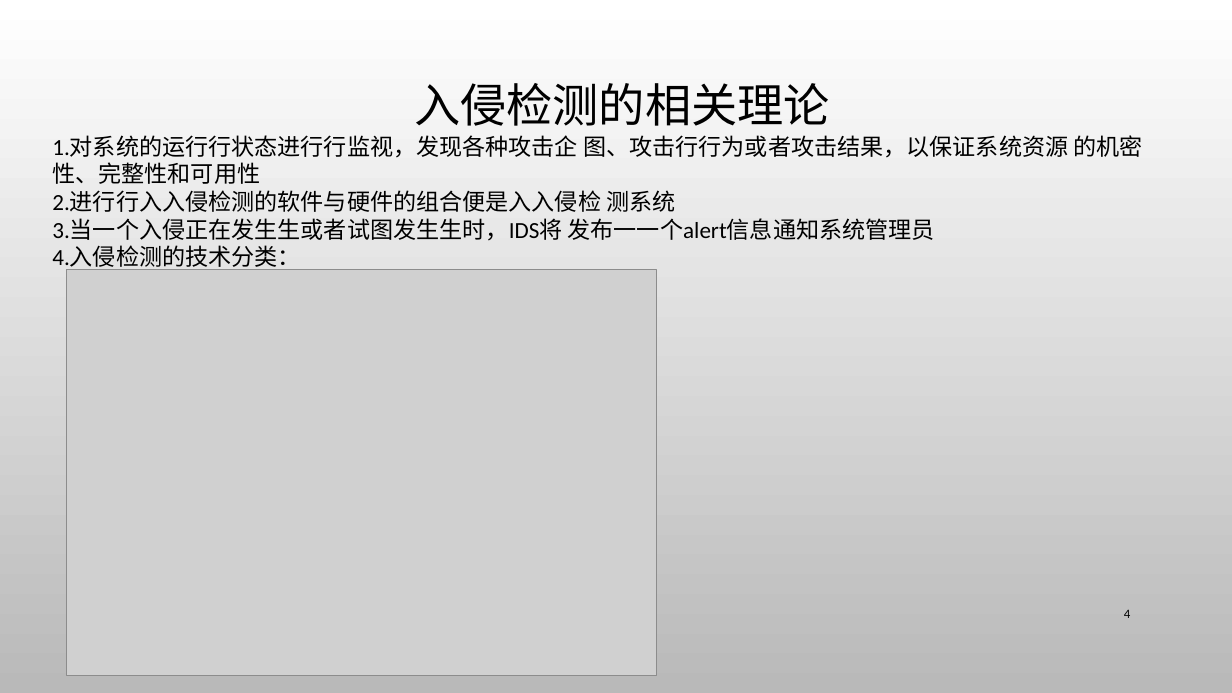
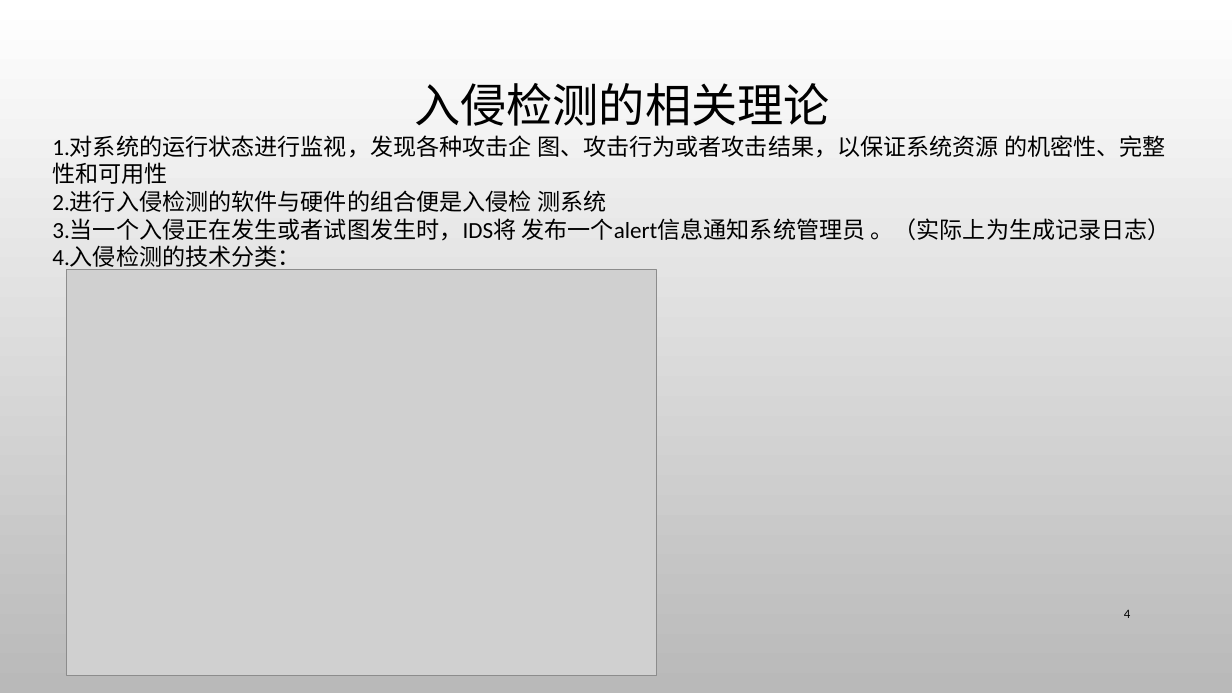
Before and after one commit to CUCCS/ns, a slide deck: slide 4 of 2016-2/HJJ_ZL/flippedclassroom/Snort入侵检测防御系统.pptx. Drawn at 1232x693 pixels with LibreOffice and Linux fonts; fonts in the diff are those of the drawing; grey boxes stand for pictures; background and template pictures are left out. Boxes give left, top, right and bottom in pixels: in the first picture for what was removed or moved away, otherwise in the second. Text is boxed around its words. In the diff, an @@ line names an element or a change of style, - is before the commit and + after.

Commit message:
Snort入侵检测防御系统
修改了之前ppt叙述不准确的地方和文字错误。

```diff
--- a/2016-2/HJJ_ZL/flippedclassroom/Snort入侵检测防御系统.pptx
+++ b/2016-2/HJJ_ZL/flippedclassroom/Snort入侵检测防御系统.pptx
@@ text at (52, 135, 1171, 241): text changed @@
-1.对系统的运⾏行状态进⾏行监视，发现各种攻击企 图、攻击⾏行为或者攻击结果，以保证系统资源 的机密性、完整性和可用性
-2.进⾏行⼊入侵检测的软件与硬件的组合便是⼊入侵检 测系统
-3.当一个入侵正在发⽣生或者试图发⽣生时，IDS将 发布⼀一个alert信息通知系统管理员
+1.对系统的运⾏状态进⾏监视，发现各种攻击企 图、攻击行为或者攻击结果，以保证系统资源 的机密性、完整性和可用性
+2.进行⼊侵检测的软件与硬件的组合便是⼊侵检 测系统
+3.当一个入侵正在发⽣或者试图发⽣时，IDS将 发布一个alert信息通知系统管理员 。（实际上为生成记录日志）
```
Also in this commit, not shown: 8 other slides changed, 4 slides added.
